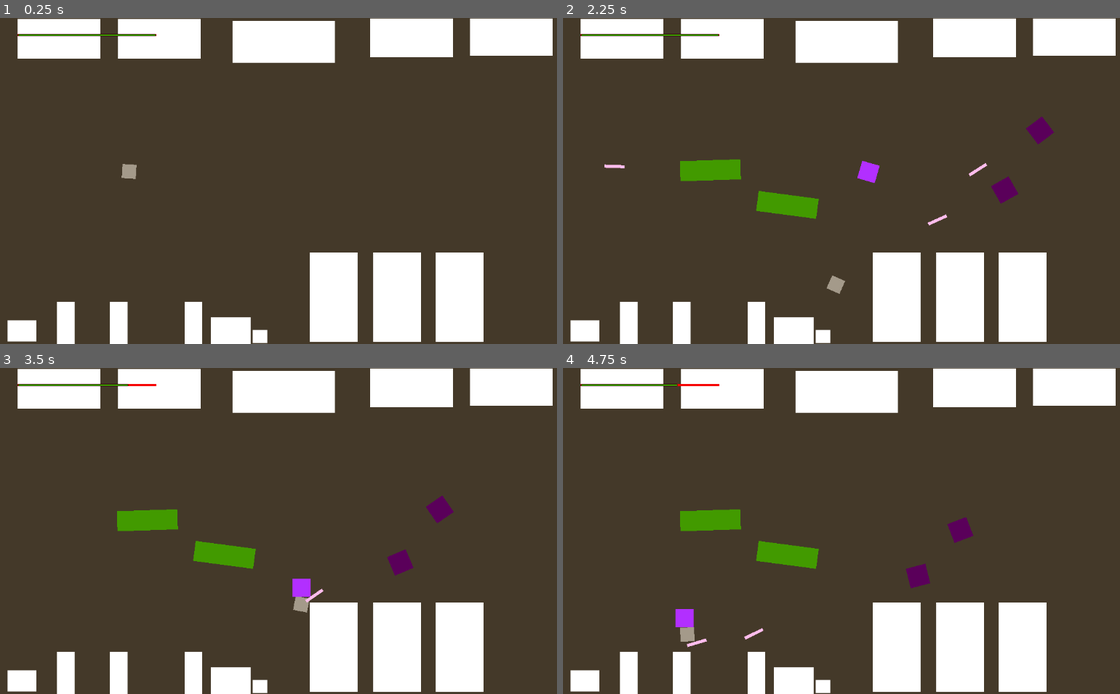
Above: before the commit, frames 1-4 (two rows, left to right).
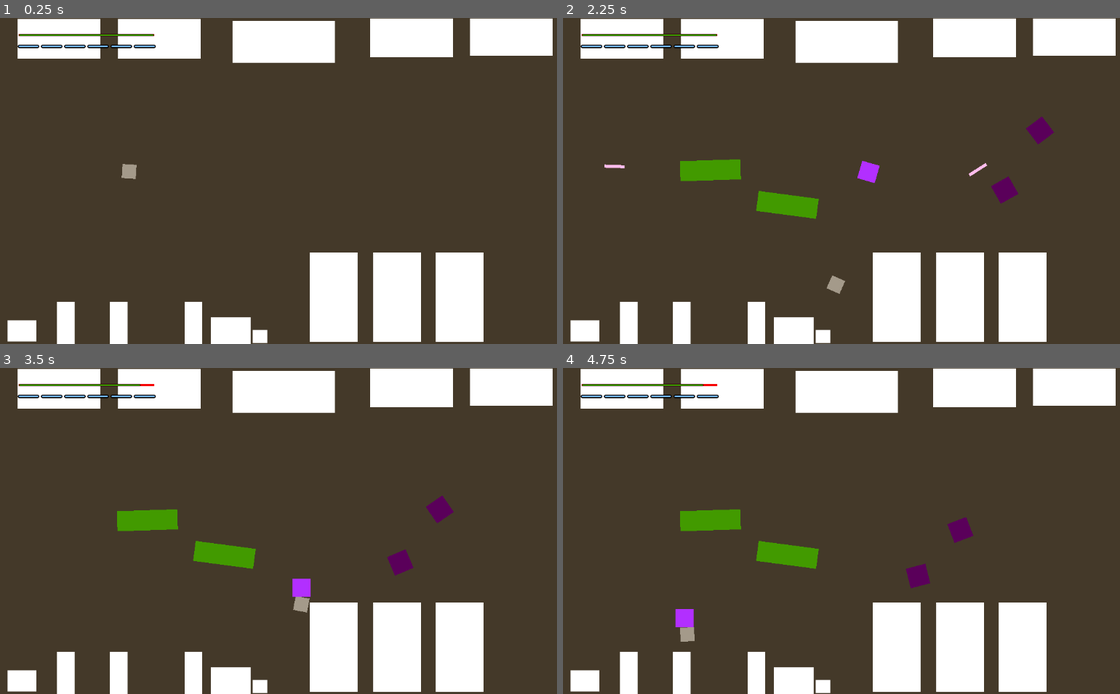
Above: after the commit, the same moments.

Repository: bwang-sketch/12-DT
Game: Godot game, scene res://scenes/node_2d.tscn
Two runs of this game, one before a commit and one after it. Both use one fixed random seed, a clock stepped at 60 frames per second and the inputs below.
Inputs (mouse positions are in pixels of both pictures, inside the frame that each line leads up to):
- Up to frame 1 (0.25 s): no input
- Up to frame 2 (2.25 s): tap Enter (ui_accept) at 0.5, 0.77, 1.52 s; move the mouse to (980, 164) at 0.52 s; hold Right (ui_right) 0.53-1.28 s; move the mouse to (735, 197) at 1.27 s; hold Down (ui_down) 1.28-2.03 s; move the mouse to (913, 109) at 2.02 s; hold Right (ui_right) from 2.03 s (still down)
- Up to frame 3 (3.5 s): move the mouse to (261, 596) at 2.77 s; release Right (ui_right) at 2.78 s; hold Up (ui_up) from 2.78 s (still down); tap Enter (ui_accept) at 3.02 s
- Up to frame 4 (4.75 s): move the mouse to (1025, 579) at 3.52 s; release Up (ui_up) at 3.53 s; hold Left (ui_left) from 3.53 s (still down); tap Enter (ui_accept) at 3.77, 4.52 s; move the mouse to (679, 482) at 4.27 s

The runs differ from the first frame. In frame 1, 0.3% of the frame differs, in the area x 3-29%, y 4-10%; in frame 2, 0.3%; in frame 3, 0.4%; in frame 4, 0.4%, in the area x 3-37%, y 4-86%.
Error after the commit: Invalid assignment of property or key 'max_value' with value of type 'int' on a base object of type 'Nil'. (res://scripts/player.gd:20)

Commit message:
Player energy bar (developing)

Diff:
--- a/12dt-game/scenes/node_2d.tscn
+++ b/12dt-game/scenes/node_2d.tscn
@@ -47,6 +47,20 @@
 corner_radius_bottom_right = 5
 corner_radius_bottom_left = 5
 
+[sub_resource type="StyleBoxFlat" id="StyleBoxFlat_4vge2"]
+bg_color = Color(0.45810896, 0.72604734, 1, 1)
+border_width_left = 2
+border_width_top = 2
+border_width_right = 2
+border_width_bottom = 2
+border_color = Color(0, 0, 0, 1)
+corner_radius_top_left = 3
+corner_radius_top_right = 3
+corner_radius_bottom_right = 3
+corner_radius_bottom_left = 3
+
+[sub_resource type="StyleBoxFlat" id="StyleBoxFlat_04qyp"]
+
 [sub_resource type="Curve2D" id="Curve2D_0e48y"]
 _data = {
 "points": PackedVector2Array(0, 0, 0, 0, 904, 182, 0, 0, 0, 0, 761, 378, 0, 0, 0, 0, 672, 141, 0, 0, 0, 0, 901, 179)
@@ -238,9 +252,9 @@
 [node name="CanvasLayer" type="CanvasLayer" parent="." unique_id=1180093717]
 
 [node name="ProgressBar" type="ProgressBar" parent="CanvasLayer" unique_id=443106913]
-offset_left = 35.0
+offset_left = 37.0
 offset_top = 32.0
-offset_right = 310.0
+offset_right = 306.0
 offset_bottom = 36.0
 theme_override_colors/font_color = Color(0, 0.7073739, 0.33746186, 1)
 theme_override_styles/background = SubResource("StyleBoxFlat_wtcfe")
@@ -250,6 +264,74 @@
 value = 10.0
 show_percentage = false
 
+[node name="HBoxContainer" type="HBoxContainer" parent="." unique_id=1103598761]
+offset_left = 26.0
+offset_top = 40.0
+offset_right = 317.0
+offset_bottom = 61.0
+
+[node name="CanvasLayer2" type="CanvasLayer" parent="." unique_id=212876835]
+
+[node name="ProgressBar" type="ProgressBar" parent="CanvasLayer2" unique_id=215818199]
+offset_left = 35.0
+offset_top = 53.0
+offset_right = 78.0
+offset_bottom = 60.0
+theme_override_colors/font_color = Color(0.055667818, 0.334403, 0.66007745, 1)
+theme_override_styles/background = SubResource("StyleBoxFlat_4vge2")
+theme_override_styles/fill = SubResource("StyleBoxFlat_04qyp")
+show_percentage = false
+
+[node name="ProgressBar2" type="ProgressBar" parent="CanvasLayer2" unique_id=1164632679]
+offset_left = 265.0
+offset_top = 53.0
+offset_right = 309.0
+offset_bottom = 60.0
+theme_override_colors/font_color = Color(0.055667818, 0.334403, 0.66007745, 1)
+theme_override_styles/background = SubResource("StyleBoxFlat_4vge2")
+theme_override_styles/fill = SubResource("StyleBoxFlat_04qyp")
+show_percentage = false
+
+[node name="ProgressBar3" type="ProgressBar" parent="CanvasLayer2" unique_id=342109445]
+offset_left = 219.0
+offset_top = 53.0
+offset_right = 262.0
+offset_bottom = 60.0
+theme_override_colors/font_color = Color(0.055667818, 0.334403, 0.66007745, 1)
+theme_override_styles/background = SubResource("StyleBoxFlat_4vge2")
+theme_override_styles/fill = SubResource("StyleBoxFlat_04qyp")
+show_percentage = false
+
+[node name="ProgressBar4" type="ProgressBar" parent="CanvasLayer2" unique_id=2121262321]
+offset_left = 173.0
+offset_top = 53.0
+offset_right = 216.0
+offset_bottom = 60.0
+theme_override_colors/font_color = Color(0.055667818, 0.334403, 0.66007745, 1)
+theme_override_styles/background = SubResource("StyleBoxFlat_4vge2")
+theme_override_styles/fill = SubResource("StyleBoxFlat_04qyp")
+show_percentage = false
+
+[node name="ProgressBar5" type="ProgressBar" parent="CanvasLayer2" unique_id=681185229]
+offset_left = 127.0
+offset_top = 53.0
+offset_right = 170.0
+offset_bottom = 60.0
+theme_override_colors/font_color = Color(0.055667818, 0.334403, 0.66007745, 1)
+theme_override_styles/background = SubResource("StyleBoxFlat_4vge2")
+theme_override_styles/fill = SubResource("StyleBoxFlat_04qyp")
+show_percentage = false
+
+[node name="ProgressBar6" type="ProgressBar" parent="CanvasLayer2" unique_id=1665811128]
+offset_left = 81.0
+offset_top = 53.0
+offset_right = 124.0
+offset_bottom = 60.0
+theme_override_colors/font_color = Color(0.055667818, 0.334403, 0.66007745, 1)
+theme_override_styles/background = SubResource("StyleBoxFlat_4vge2")
+theme_override_styles/fill = SubResource("StyleBoxFlat_04qyp")
+show_percentage = false
+
 [node name="Path2D" type="Path2D" parent="." unique_id=97805763]
 curve = SubResource("Curve2D_0e48y")
 
--- a/12dt-game/scenes/projectile_enemy.tscn
+++ b/12dt-game/scenes/projectile_enemy.tscn
@@ -36,6 +36,7 @@
 shape = SubResource("CircleShape2D_wkbwq")
 
 [node name="Timer" type="Timer" parent="." unique_id=1224792709]
+wait_time = 4.0
 autostart = true
 
 [connection signal="body_entered" from="Area2D" to="." method="_damage_player"]
--- a/12dt-game/scripts/player.gd
+++ b/12dt-game/scripts/player.gd
@@ -3,8 +3,10 @@
 var speed: float = 300.0
 var can_attack: bool = true
 var health: int = 10
+var energy: int = 10
 
 @export var health_ui: ProgressBar
+@export var energy_ui: ProgressBar
 @export var melee_atk_scene: PackedScene
 @export var melee_atk_spawn: Marker2D
 @export var pivot: Node2D
@@ -15,6 +17,8 @@
 	health_ui.max_value = health
 	health_ui.value = health
 
+	energy_ui.max_value = energy
+	energy_ui.value = energy
 
 # Called every frame. 'delta' is the elapsed time since the previous frame.
 func _process(delta: float) -> void:
@@ -49,3 +53,8 @@
 		health_ui.value = health
 	else:
 		get_tree().call_deferred("reload_current_scene")
+
+func use_energy() -> void:
+	if energy > 0:
+		energy -= 1
+		energy_ui.value = energy
